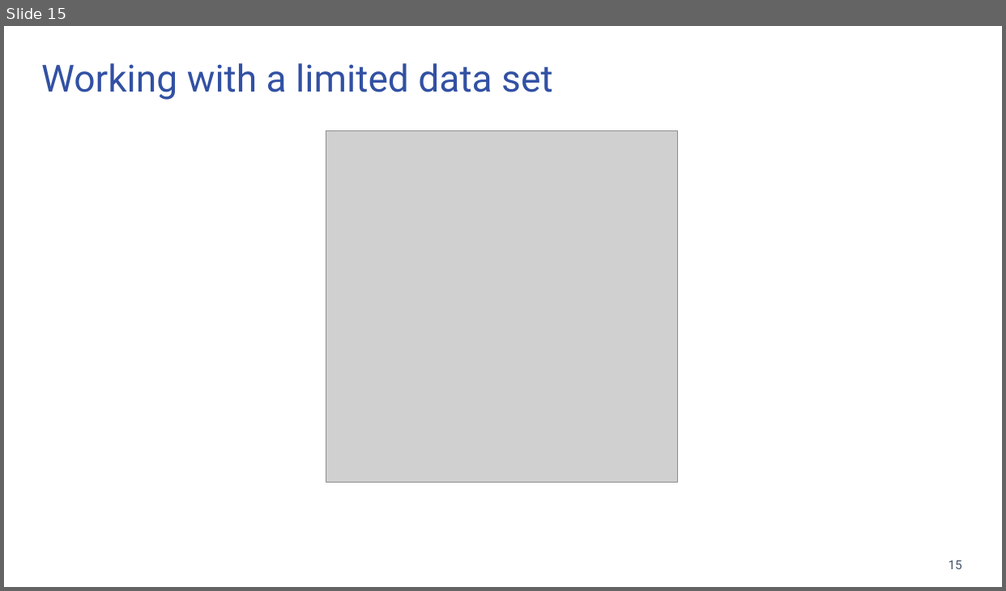
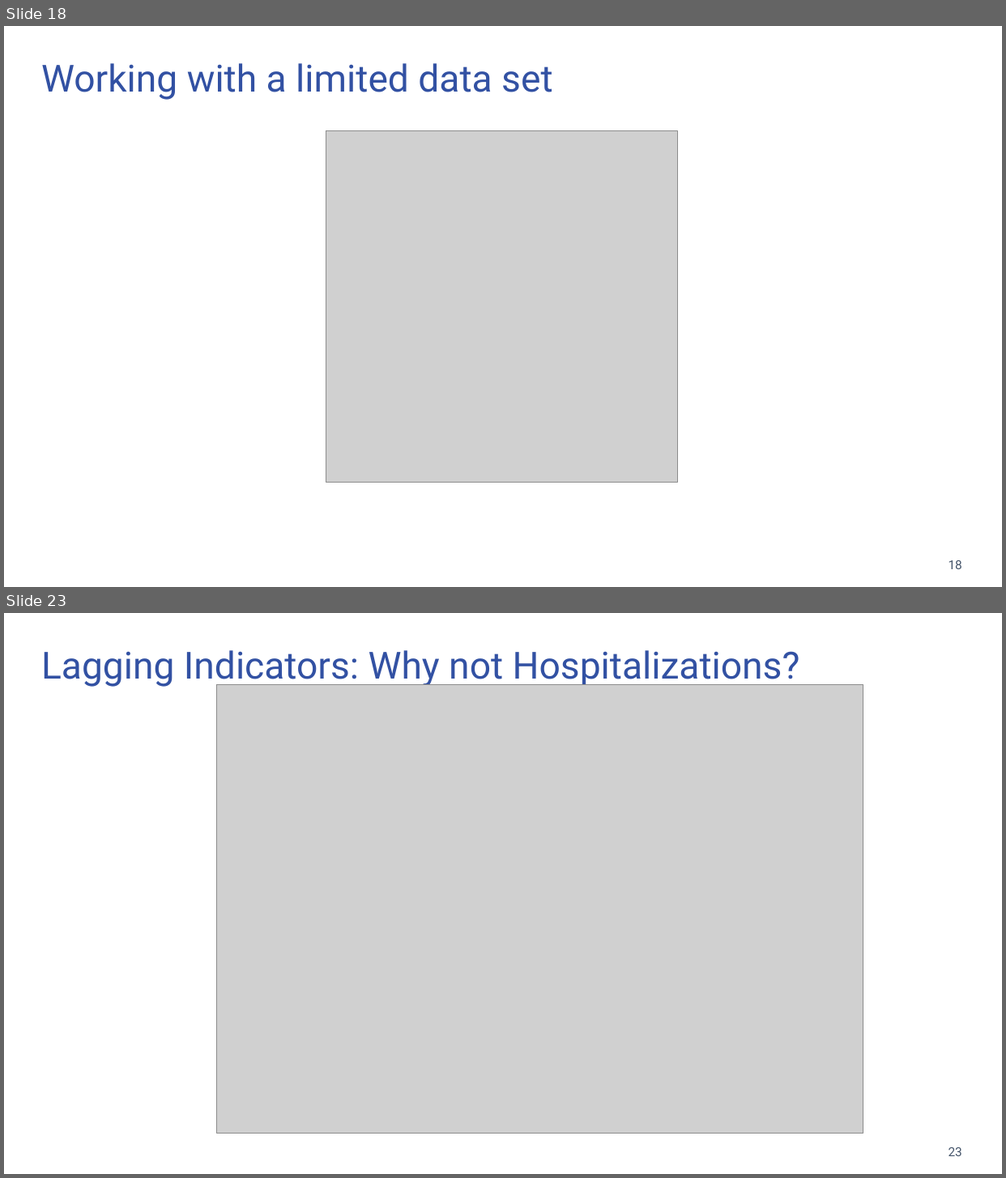
Before and after one commit to bnice5000/DoS_IMO_PRI_STATS_DEMO, a slide deck: Kosovo_Stats.pptx. Shown one above the other, each under a label of ours: slide 15 before the commit, slides 18 and 23 after it; the slides between them are not shown. The pictures are 1006x591 and 1006x1178 pixels, drawn with LibreOffice and Linux fonts; fonts in the diff are those of the drawing; grey boxes stand for pictures; background and template pictures are left out. Boxes give left, top, right and bottom in pixels: in the first picture for what was removed or moved away, otherwise in the second. Text is boxed around its words. In the diff, an @@ line names an element or a change of style, - is before the commit and + after.

```diff
--- a/Kosovo_Stats.pptx
+++ b/Kosovo_Stats.pptx
@@ slide 23 added at [4, 613, 1002, 1174], background #FFFFFF @@
@@ text added at [41, 650, 800, 688], 36 pt, text #3251A3 @@
+Lagging Indicators: Why not Hospitalizations?
@@ picture added at [216, 685, 863, 1133] @@
@@ page number added at [948, 1148, 962, 1157], 12 pt, text #44546A @@
+23
@@ what was slide 15 is now slide 18 @@
@@ page number at [948, 561, 962, 570]: text changed @@
-15
+18
```
Also in this commit, not shown: 1 slide changed, 11 other slides added, 5 slides removed, 3 other files.
